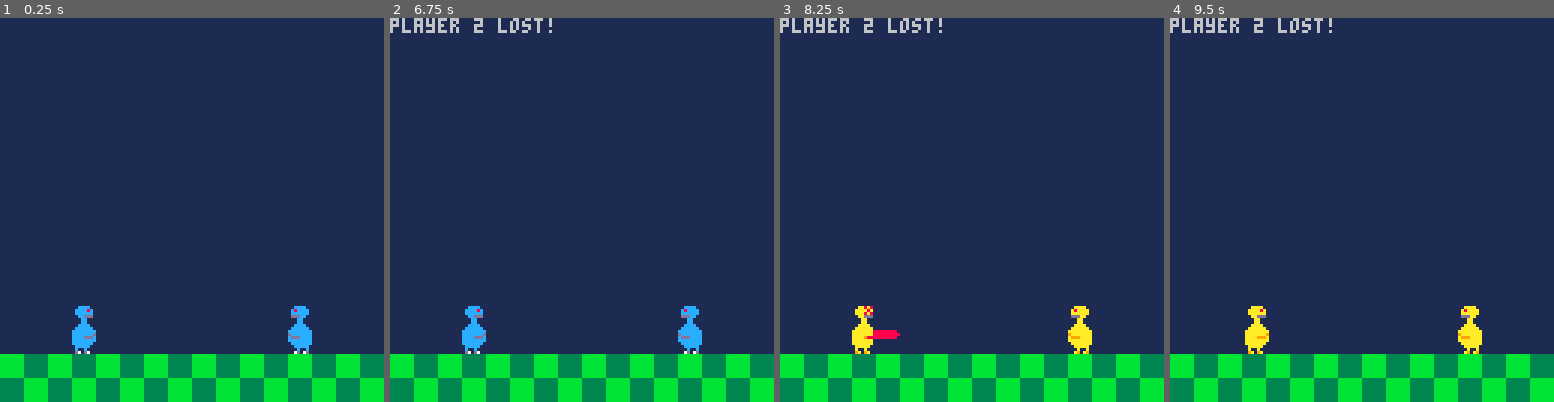
Above: before the commit, frames 1-4 (left to right).
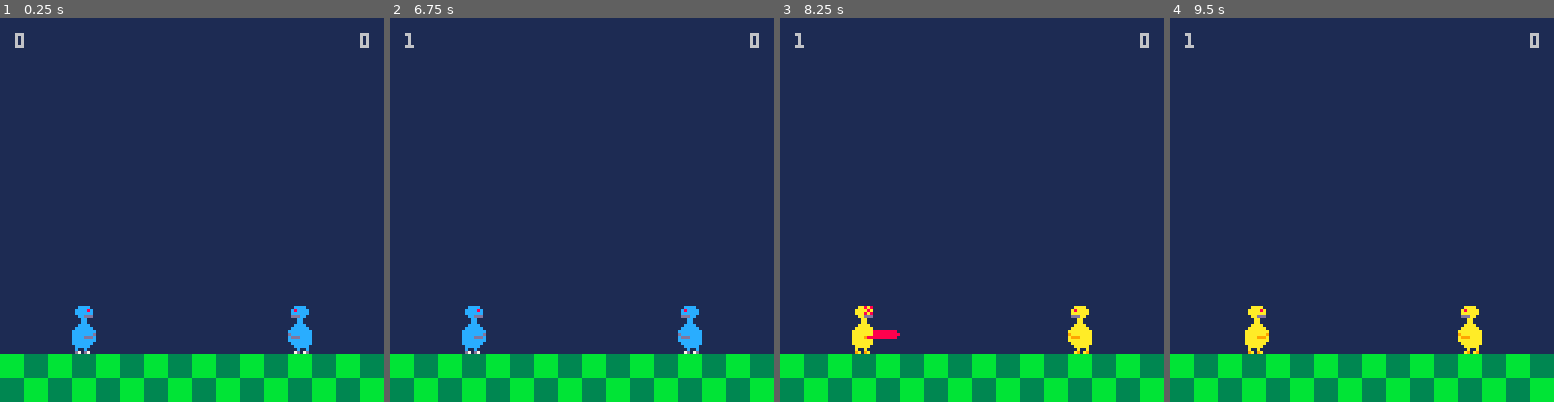
Above: after the commit, the same moments.

Repository: davidjtferguson/dancejab
Game: PICO-8 cartridge jab.p8
Same seed, same stepped clock (60 frames per second), same inputs: the game is played once before the commit and once after it.
Inputs:
- Up to frame 1 (0.25 s): no input
- Up to frame 2 (6.75 s): tap X (X key) at 0.33, 1.07, 1.85, 2.97, 4.08, 5.2, 6.32 s; tap O (Z key) at 0.7, 1.7, 2.1, 2.5, 2.9, 3.3, 3.7, 4.1, 4.5, 4.9, 5.3, 5.7, 6.1, 6.5 s; hold Right 1.6-2.1 s; hold Right 2.47-3.03 s; hold Left 3.08-3.58 s; hold Right 4.02-4.68 s; hold Left 5.08-5.68 s; hold Right 6.08-6.58 s; hold Right from 6.63 s (still down)
- Up to frame 3 (8.25 s): tap O (Z key) every 0.4 s from 6.9 to 8.1 s; release Right at 7.13 s; tap X (X key) at 7.43 s; hold Right 7.5-8.07 s; hold Left from 8.12 s (still down)
- Up to frame 4 (9.5 s): tap O (Z key) at 8.5, 8.9, 9.3 s; tap X (X key) at 8.55 s; release Left at 8.62 s; hold Right from 9.05 s (still down)

The runs differ from the first frame. In frame 1, 0.1% of the frame differs, in the area x 3-97%, y 3-8%; in frame 2, 0.8%, in the area x 0-97%, y 0-8%; in frame 3, 0.8%; in frame 4, 0.8%.

Commit message:
basic scoring system (quick and dirty)

Diff:
--- a/jab.p8
+++ b/jab.p8
@@ -70,18 +70,32 @@
 end
 
 function _init()
+
+ --how many wins for a set
+ firstto=3
+
  reset()
+
+ p1.score=0
+ p2.score=0
 end
 
 function reset()
+ if p1 then
+  scorep1=p1.score
+  scorep2=p2.score
+ end
+
  avs={}
  hitboxes={}
 
  p1=createav(24)
  p1.no=0
+ p1.score=scorep1
 
  p2=createav(96,true)
  p2.no=1
+ p2.score=scorep2
 end
 
 function _update60()
@@ -100,8 +114,8 @@
   -- flips velocity, so walking
   -- is strong against dashing
   -- at gaining space.
-  p1.xvel*=av.xcollisionmult
-  p2.xvel*=av.xcollisionmult
+  p1.xvel*=p1.xcollisionmult
+  p2.xvel*=p2.xcollisionmult
 
   --bounce off eachother
   p1.xvel-=0.25
@@ -118,7 +132,21 @@
   if box.pno!=av.no then
    if aabbcollision(av,box) then
     --reset game
-    test="player "..(1+av.no).." lost!"
+    if av.no==0 then
+     test="hit"
+     p2.score+=1
+
+     if p2.score==firstto then
+      test="player 2 wins!!"
+     end
+    else
+     p1.score+=1
+
+     if p1.score==firstto then
+      test="player 1 wins!!"
+     end
+    end
+
     reset()
    end
   end
@@ -250,6 +278,9 @@
  for box in all(hitboxes) do
   spr(23,box.x,box.y,1,1,box.av.flipped)
  end
+
+ print(p1.score,5,5)
+ print(p2.score,120,5)
 
  print(test,0,0)
 end
